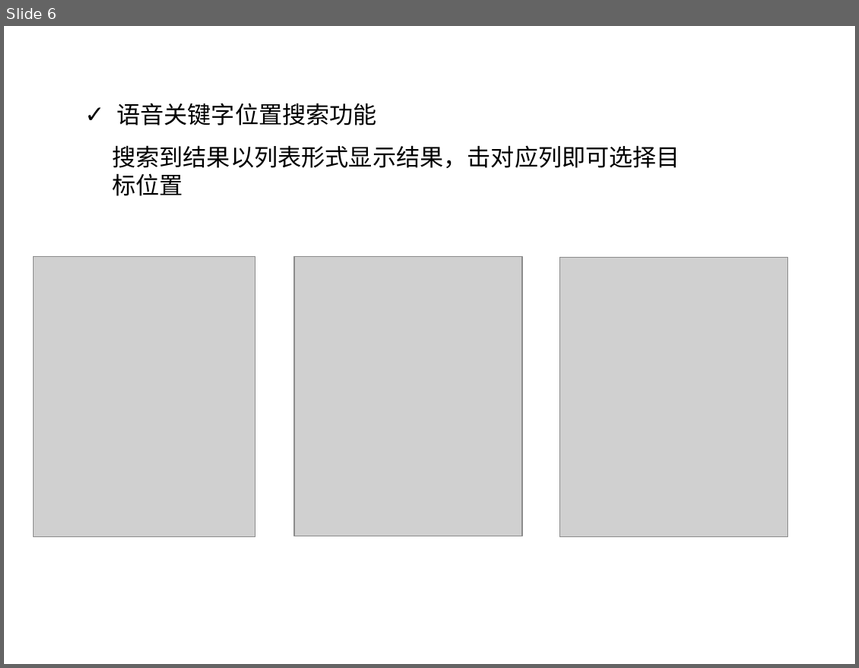
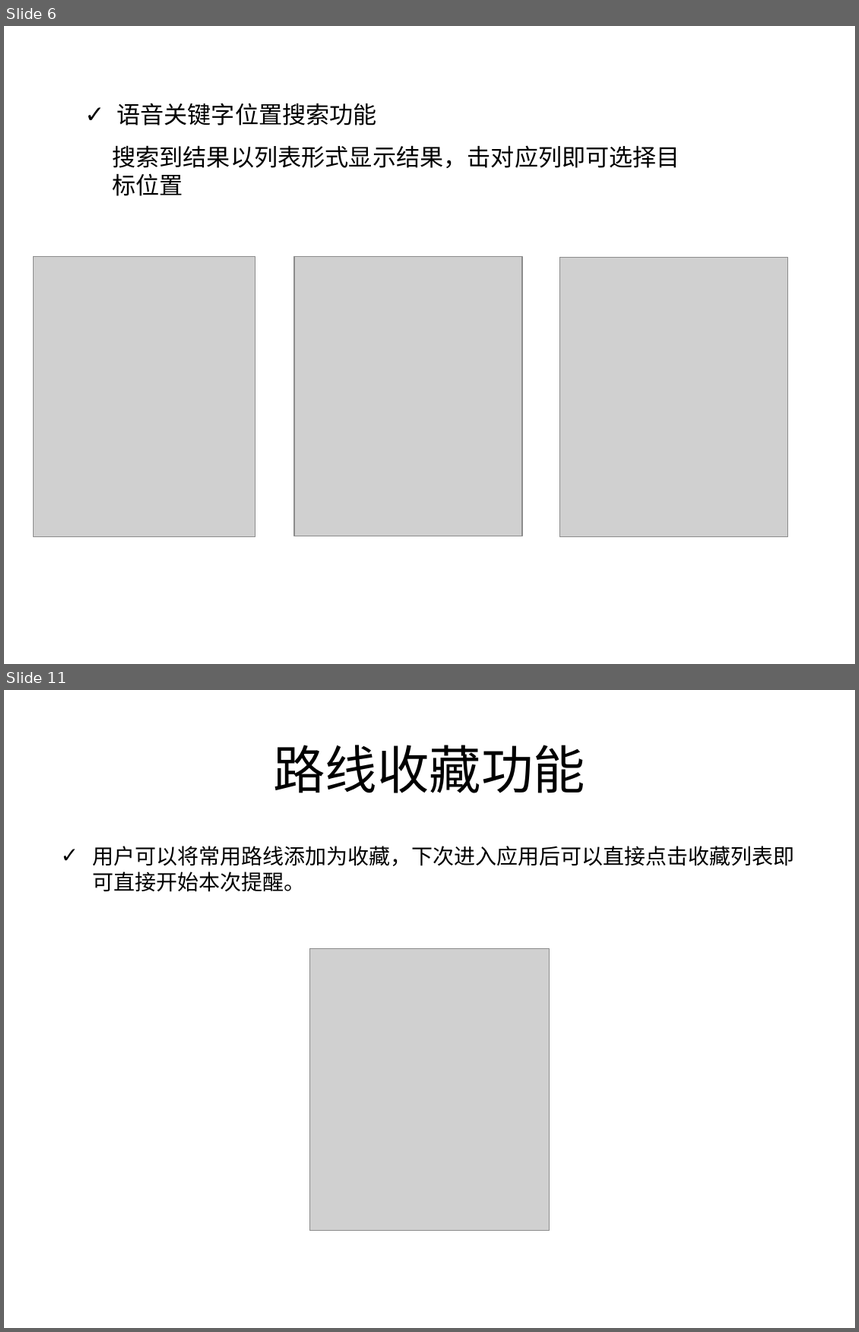
Before and after one commit to xingchongzhu/TargetRemind, a slide deck: word/位置提醒应用介绍说明书.ppt. Shown one above the other, each under a label of ours: slide 6 before the commit, slides 6 and 11 after it; the slides between them are not shown. The pictures are 859x668 and 859x1332 pixels, drawn with LibreOffice and Linux fonts; fonts in the diff are those of the drawing; grey boxes stand for pictures. Boxes give left, top, right and bottom in pixels: in the first picture for what was removed or moved away, otherwise in the second. Text is boxed around its words. In the diff, an @@ line names an element or a change of style, - is before the commit and + after.

```diff
--- a/word/位置提醒应用介绍说明书.ppt
+++ b/word/位置提醒应用介绍说明书.ppt
@@ slide 11 added at bbox=[4, 690, 855, 1328], background #FFFFFF @@
@@ title added at bbox=[273, 745, 585, 793], 44 pt, text #000000 @@
+路线收藏功能
@@ text added at bbox=[93, 846, 795, 892], 18 pt, text #000000 @@
+✓ 用户可以将常用路线添加为收藏，下次进入应用后可以直接点击收藏列表即可直接开始本次提醒。
@@ picture added at bbox=[310, 948, 549, 1230] @@
```
Also in this commit, not shown: 3 slides changed, 10 other files.
